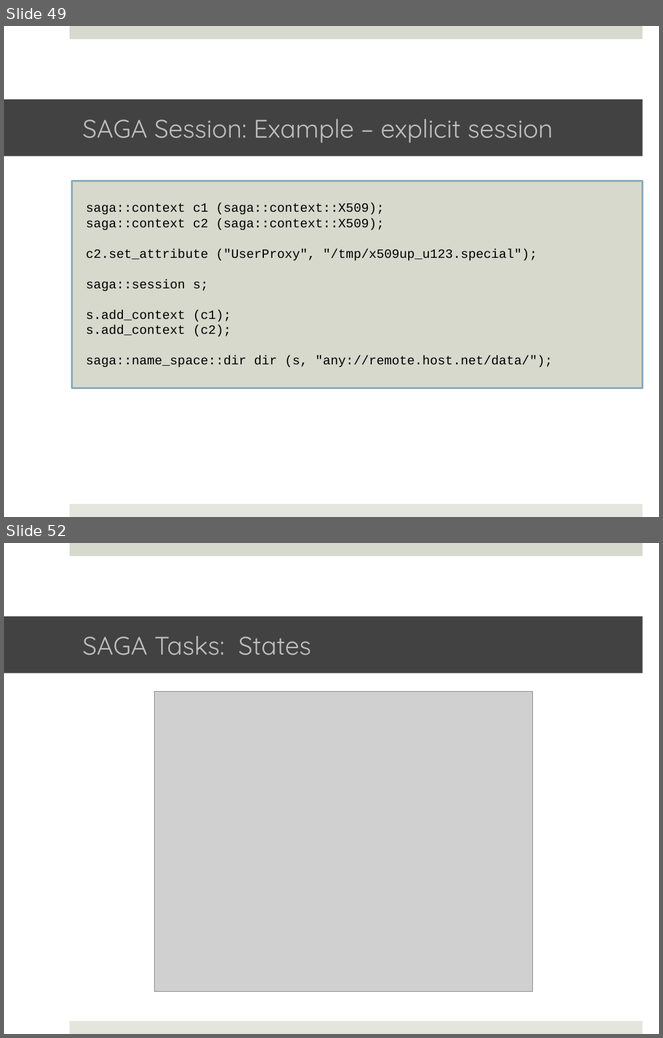
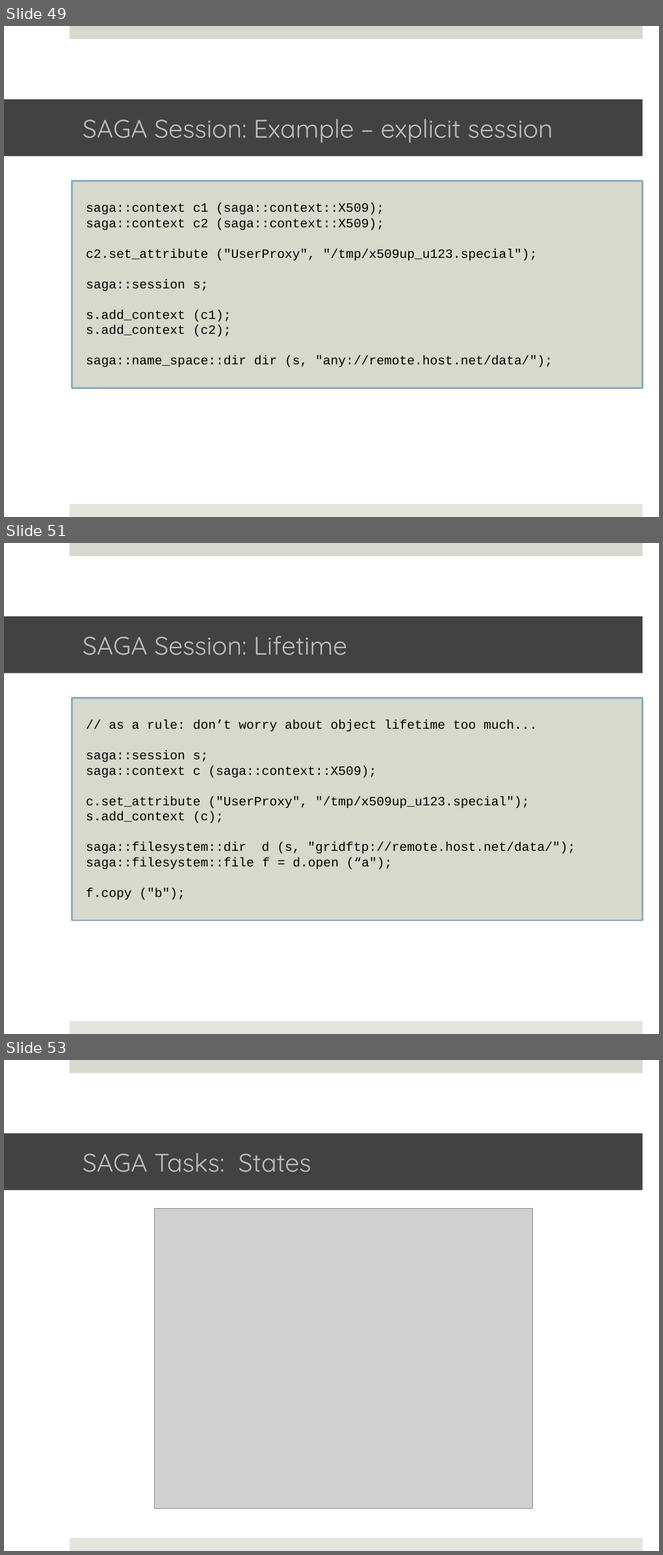
Before and after one commit to saga-project/saga-cpp-legacy-projects, a slide deck: tutorial/EGI-2011/02_api1.pptx. Shown one above the other, each under a label of ours: slides 49 and 52 before the commit, slides 49, 51 and 53 after it; the slides between them are not shown. The pictures are 663x1038 and 663x1555 pixels, drawn with LibreOffice and Linux fonts; fonts in the diff are those of the drawing; grey boxes stand for pictures; background and template pictures are left out. Boxes give left, top, right and bottom in pixels: in the first picture for what was removed or moved away, otherwise in the second. Text is boxed around its words. In the diff, an @@ line names an element or a change of style, - is before the commit and + after.

```diff
--- a/tutorial/EGI-2011/02_api1.pptx
+++ b/tutorial/EGI-2011/02_api1.pptx
@@ slide 51 added at (4,543,659,1034), background #FFFFFF; not listed: 2 template elements that a slide beside it also shows @@
@@ title added at (4,616,643,674), fill #424242, 28 pt, text #BFBFBF @@
+SAGA Session: Lifetime
@@ rectangle added at (72,698,643,921), fill #D7D9CD, outline #8BADBD 2 pt, 14 pt, text #000000 @@
+// as a rule: don’t worry about object lifetime too much...
+saga::session s;
+saga::context c (saga::context::X509);
+c.set_attribute ("UserProxy", "/tmp/x509up_u123.special");
+s.add_context (c);
+saga::filesystem::dir d (s, "gridftp://remote.host.net/data/");
+saga::filesystem::file f = d.open (“a");
+f.copy ("b");
@@ what was slide 52 is now slide 53 @@
```
Also in this commit, not shown: 3 slides changed, 1 other slide added.
